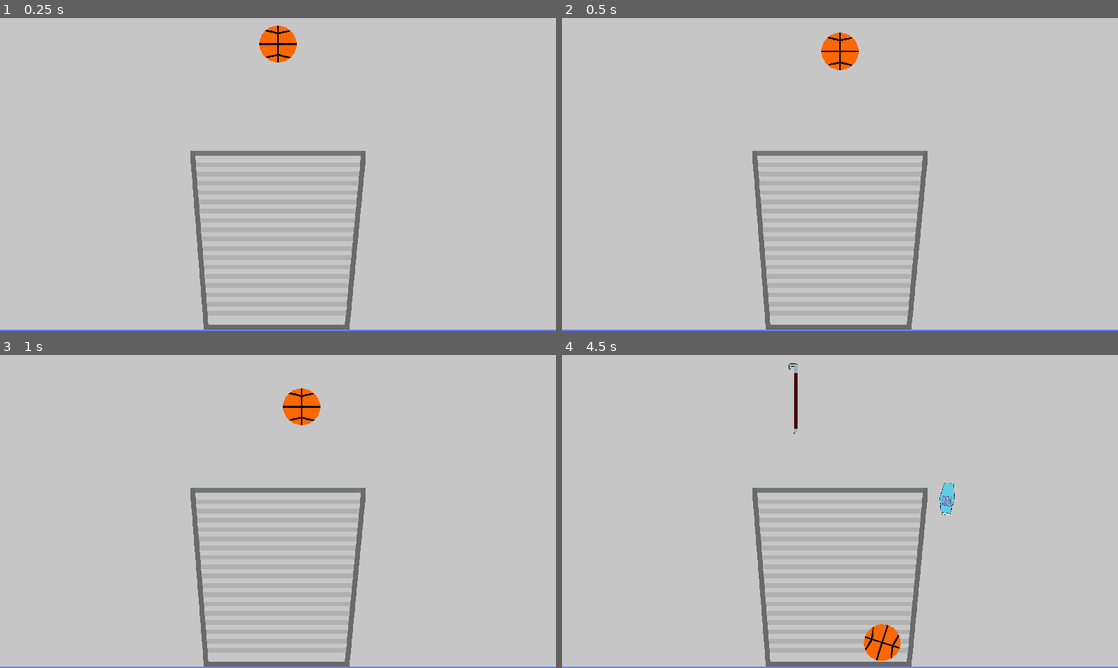
Above: before the commit, frames 1-4 (two rows, left to right).
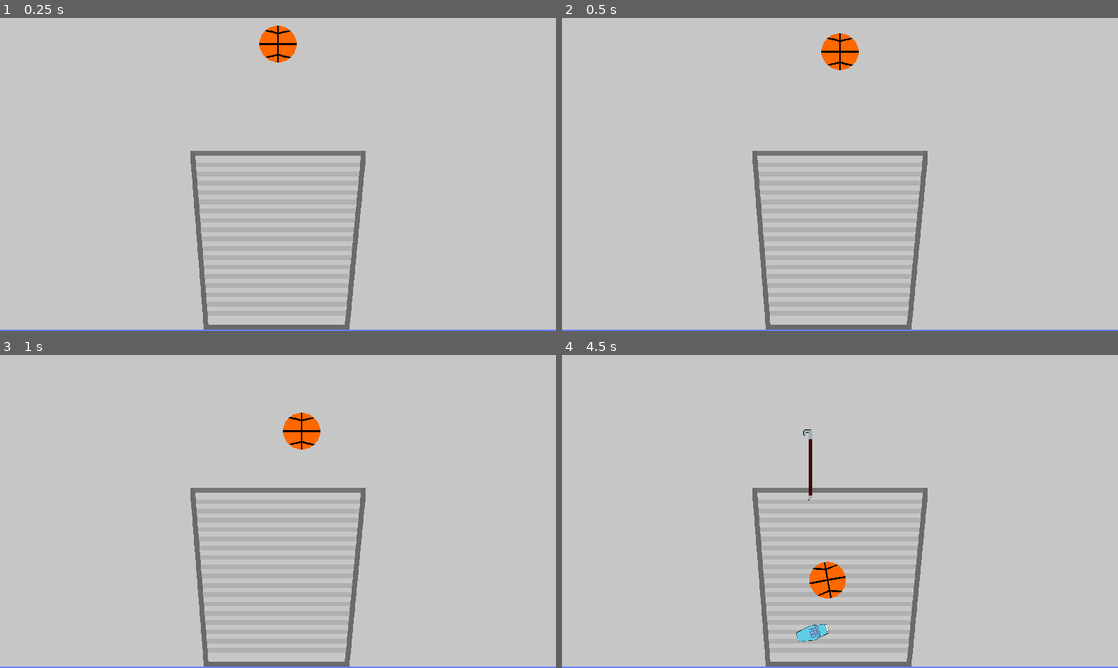
Above: after the commit, the same moments.

Repository: TinyWhaleCloud/ld50-trashytowers
Game: Godot game, scene res://screens/title_screen/TitleScreen.tscn
Same seed, same stepped clock (60 frames per second), same inputs: the game is played once before the commit and once after it. The engine's default icon, where the game draws it, is replaced by a stand-in: a white triangle on a blue panel in a dark square.
Inputs:
- Up to frame 1 (0.25 s): no input
- Up to frame 2 (0.5 s): no input
- Up to frame 3 (1 s): tap Enter at 0.5 s; hold D (player1_right) from 0.53 s (still down); tap Space (player1_drop) at 0.6 s
- Up to frame 4 (4.5 s): release D (player1_right) at 1.28 s; hold S (player1_down) 1.28-2.03 s; tap Space (player1_drop) at 1.35, 2.3, 3.05, 3.6, 4.35 s; hold Q (player1_turn_ccw) 2.03-2.78 s; hold D (player1_right) 2.03-3.53 s; tap E (player1_turn_cw) at 2.85 s; hold A (player1_left) from 3.53 s (still down)

Frame 1 is identical in both runs. In frame 2, less than 0.1% of the frame differs, in the area x 46-54%, y 4-17%; in frame 3, 1.0%; in frame 4, 2.0%, in the area x 40-71%, y 2-98%.

Commit message:
Add various material properties to trash; increase gravity and drop speed

Diff:
--- a/src/actors/player/Player.gd
+++ b/src/actors/player/Player.gd
@@ -9,6 +9,7 @@
 # Constants
 const TRASH_SPEED_PLAYER = 200
 const TRASH_SPEED_DOWN = 100
+const TRASH_SPEED_DROP = 400
 const TRASH_ROT_SPEED = 5
 
 # State variables
@@ -68,8 +69,9 @@
 
     print("[Player] Drop trash")
 
-    # Change physics mode and remove object from player control
+    # Remove object from player control and speed up the fall a bit
     current_trash.stop_control()
+    current_trash.apply_impulse(Vector2(), Vector2(0, TRASH_SPEED_DROP))
     current_trash = null
 
     # Emit a signal to the main game
--- a/src/objects/trash/kinds/basketball/Basketball.tscn
+++ b/src/objects/trash/kinds/basketball/Basketball.tscn
@@ -1,12 +1,17 @@
-[gd_scene load_steps=4 format=2]
+[gd_scene load_steps=5 format=2]
 
 [ext_resource path="res://objects/trash/kinds/basketball/basketball.png" type="Texture" id=1]
 [ext_resource path="res://objects/trash/Trash.tscn" type="PackedScene" id=2]
+
+[sub_resource type="PhysicsMaterial" id=2]
+bounce = 0.85
 
 [sub_resource type="CircleShape2D" id=1]
 radius = 64.1249
 
 [node name="Basketball" instance=ExtResource( 2 )]
+mass = 2.0
+physics_material_override = SubResource( 2 )
 
 [node name="Sprite" parent="." index="0"]
 texture = ExtResource( 1 )
--- a/src/objects/trash/kinds/bodyspray/Bodyspray.tscn
+++ b/src/objects/trash/kinds/bodyspray/Bodyspray.tscn
@@ -1,9 +1,15 @@
-[gd_scene load_steps=3 format=2]
+[gd_scene load_steps=4 format=2]
 
 [ext_resource path="res://objects/trash/Trash.tscn" type="PackedScene" id=1]
 [ext_resource path="res://objects/trash/kinds/bodyspray/bodyspray.png" type="Texture" id=2]
 
+[sub_resource type="PhysicsMaterial" id=1]
+friction = 0.9
+bounce = 0.15
+
 [node name="Bodyspray" instance=ExtResource( 1 )]
+mass = 1.5
+physics_material_override = SubResource( 1 )
 
 [node name="Sprite" parent="." index="0"]
 texture = ExtResource( 2 )
--- a/src/objects/trash/kinds/crowbar/Crowbar.tscn
+++ b/src/objects/trash/kinds/crowbar/Crowbar.tscn
@@ -4,6 +4,7 @@
 [ext_resource path="res://objects/trash/kinds/crowbar/crowbar.png" type="Texture" id=2]
 
 [node name="Crowbar" instance=ExtResource( 1 )]
+mass = 10.0
 
 [node name="Sprite" parent="." index="0"]
 texture = ExtResource( 2 )
--- a/src/objects/trash/kinds/energydrink/Energydrink.tscn
+++ b/src/objects/trash/kinds/energydrink/Energydrink.tscn
@@ -1,9 +1,14 @@
-[gd_scene load_steps=3 format=2]
+[gd_scene load_steps=4 format=2]
 
 [ext_resource path="res://objects/trash/Trash.tscn" type="PackedScene" id=1]
 [ext_resource path="res://objects/trash/kinds/energydrink/energydrink.png" type="Texture" id=2]
 
+[sub_resource type="PhysicsMaterial" id=1]
+friction = 0.85
+bounce = 0.4
+
 [node name="Energydrink" instance=ExtResource( 1 )]
+physics_material_override = SubResource( 1 )
 
 [node name="Sprite" parent="." index="0"]
 texture = ExtResource( 2 )
--- a/src/objects/trash/kinds/phone/Phone.tscn
+++ b/src/objects/trash/kinds/phone/Phone.tscn
@@ -4,6 +4,7 @@
 [ext_resource path="res://objects/trash/kinds/phone/phone.png" type="Texture" id=2]
 
 [node name="Phone" instance=ExtResource( 1 )]
+mass = 3.0
 
 [node name="Sprite" parent="." index="0"]
 texture = ExtResource( 2 )
--- a/src/objects/trash/kinds/shampoobottle/ShampooBottle.tscn
+++ b/src/objects/trash/kinds/shampoobottle/ShampooBottle.tscn
@@ -1,9 +1,13 @@
-[gd_scene load_steps=3 format=2]
+[gd_scene load_steps=4 format=2]
 
 [ext_resource path="res://objects/trash/Trash.tscn" type="PackedScene" id=1]
 [ext_resource path="res://objects/trash/kinds/shampoobottle/shampoobottle.png" type="Texture" id=2]
 
+[sub_resource type="PhysicsMaterial" id=1]
+bounce = 0.4
+
 [node name="ShampooBottle" instance=ExtResource( 1 )]
+physics_material_override = SubResource( 1 )
 
 [node name="Sprite" parent="." index="0"]
 texture = ExtResource( 2 )
--- a/src/objects/trash/kinds/waterbottle/WaterBottle.tscn
+++ b/src/objects/trash/kinds/waterbottle/WaterBottle.tscn
@@ -1,9 +1,13 @@
-[gd_scene load_steps=3 format=2]
+[gd_scene load_steps=4 format=2]
 
 [ext_resource path="res://objects/trash/Trash.tscn" type="PackedScene" id=1]
 [ext_resource path="res://objects/trash/kinds/waterbottle/waterbottle.png" type="Texture" id=2]
 
+[sub_resource type="PhysicsMaterial" id=1]
+bounce = 0.5
+
 [node name="WaterBottle" instance=ExtResource( 1 )]
+physics_material_override = SubResource( 1 )
 
 [node name="Sprite" parent="." index="0"]
 texture = ExtResource( 2 )
--- a/src/project.godot
+++ b/src/project.godot
@@ -127,7 +127,7 @@
 [physics]
 
 common/enable_pause_aware_picking=true
-2d/default_gravity=200
+2d/default_gravity=400
 
 [rendering]
 
